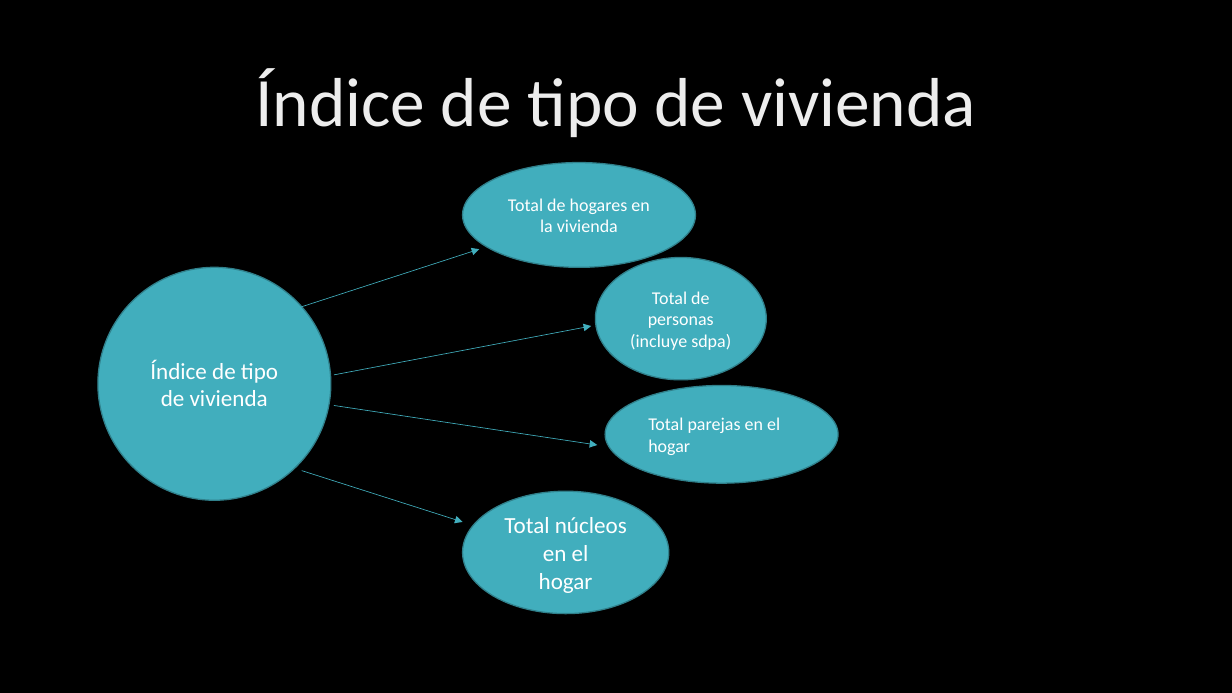
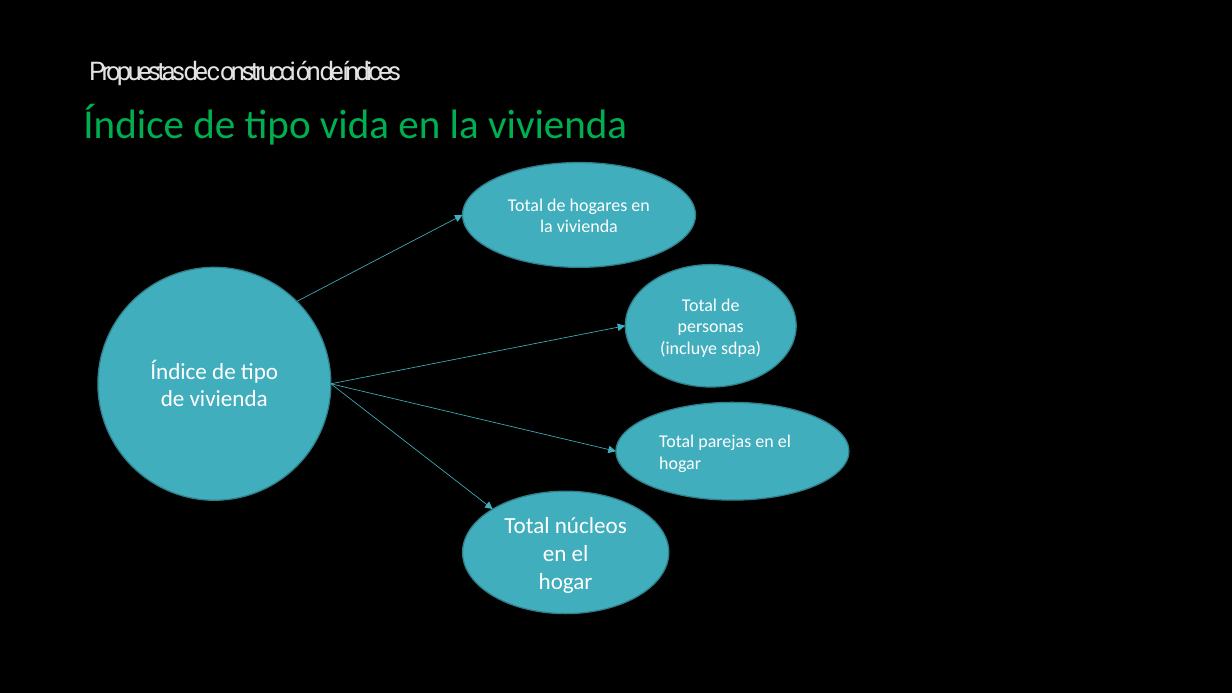
Before and after one commit to Sud-Austral/ds_indices, a slide deck: slide 30 of indices.pptx. Drawn at 1232x693 pixels with LibreOffice and Linux fonts; fonts in the diff are those of the drawing; background and template pictures are left out. Boxes give left, top, right and bottom in pixels: in the first picture for what was removed or moved away, otherwise in the second. Text is boxed around its words. In the diff, an @@ line names an element or a change of style, - is before the commit and + after.

```diff
--- a/indices.pptx
+++ b/indices.pptx
@@ text added at [89,60,402,86], 20 pt, text gradient #969696 to #E3E3E3 to #FFFFFF @@
+Propuestas de construcción de índices
@@ title removed at [256,68,976,137] @@
-Índice de tipo de vivienda
@@ text added at [83,104,627,145], 32 pt, text #00B050 @@
+Índice de tipo vida en la vivienda
@@ arrow moved from (300, 308) - (480, 250) to (297, 301) - (463, 215) @@
@@ ellipse "Total de personas (incluye sdpa)": place and size @@
-ellipse "Total de personas (incluye sdpa)" at [595,258,766,380]
+ellipse "Total de personas (incluye sdpa)" at [626,264,797,386]
@@ arrow moved from (334, 375) - (592, 326) to (331, 384) - (626, 326) @@
@@ arrow moved from (334, 406) - (597, 445) to (331, 384) - (616, 451) @@
@@ arrow moved from (301, 470) - (463, 522) to (331, 384) - (493, 509) @@
@@ ellipse "Total parejas en el hogar": place and size @@
-ellipse "Total parejas en el hogar" at [605,385,838,483]
+ellipse "Total parejas en el hogar" at [616,402,849,500]
```
Also in this commit, not shown: 33 other slides changed, 1 slide added, 1 slide removed.
